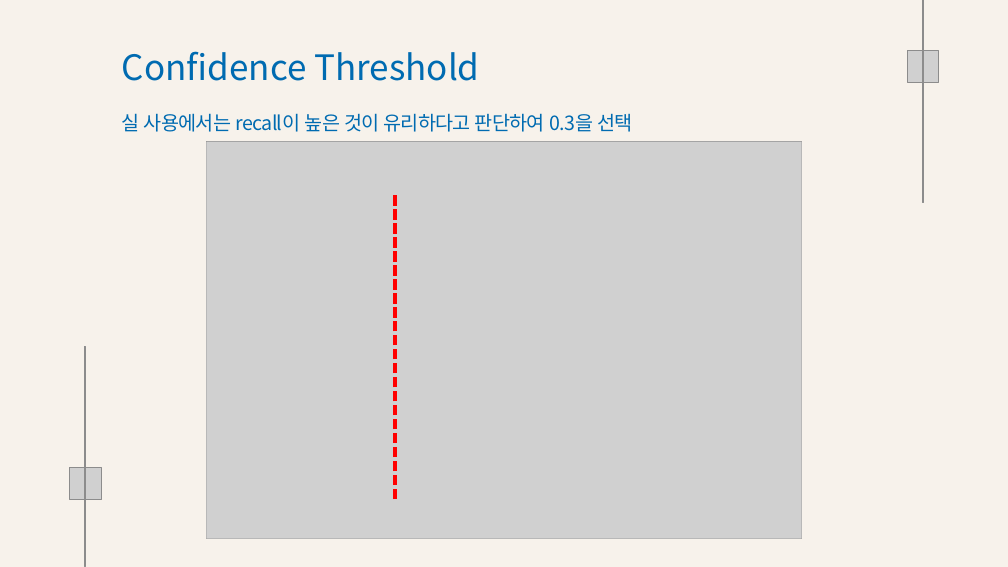
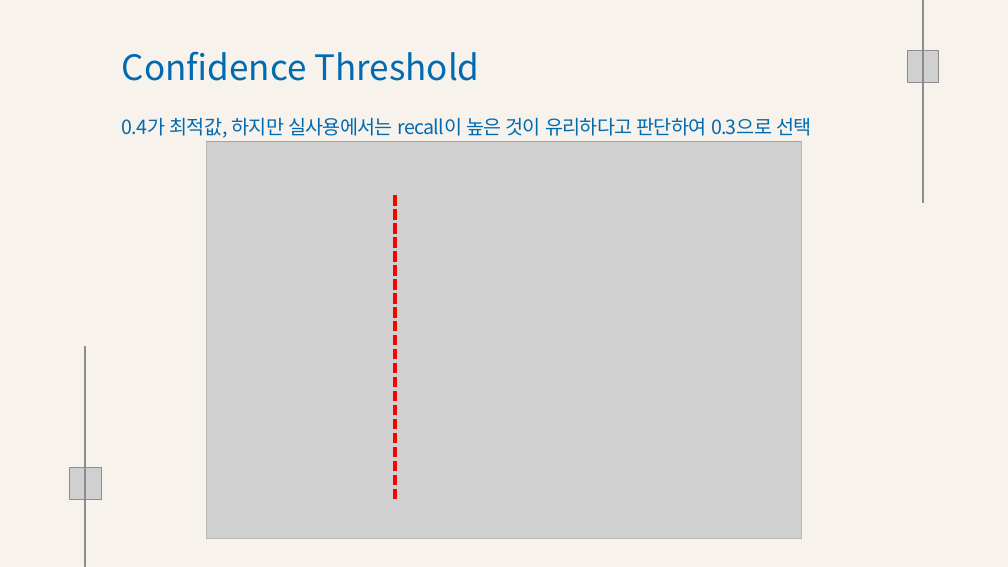
Before and after one commit to Playdata-G-DA35/DA35-final-team2-Item_Classification_RPA, a slide deck: slide 15 of documents/Clothes Detection 모델 결과 보고서.pptx. Drawn at 1008x567 pixels with LibreOffice and Linux fonts; fonts in the diff are those of the drawing; grey boxes stand for pictures; background and template pictures are left out. Boxes give left, top, right and bottom in pixels: in the first picture for what was removed or moved away, otherwise in the second. Text is boxed around its words. In the diff, an @@ line names an element or a change of style, - is before the commit and + after.

```diff
--- a/documents/Clothes Detection 모델 결과 보고서.pptx
+++ b/documents/Clothes Detection 모델 결과 보고서.pptx
@@ text at (122, 117, 811, 138): text changed @@
-실 사용에서는 recall이 높은 것이 유리하다고 판단하여 0.3을 선택
+0.4가 최적값, 하지만 실사용에서는 recall이 높은 것이 유리하다고 판단하여 0.3으로 선택
@@ text "0.4가 최적값, 하지만 실사용에서는 recall이 ..." at (122, 117, 811, 138): vertical alignment middle to top @@
```
Also in this commit, not shown: 17 other slides changed, 1 slide removed, 7 other files.
